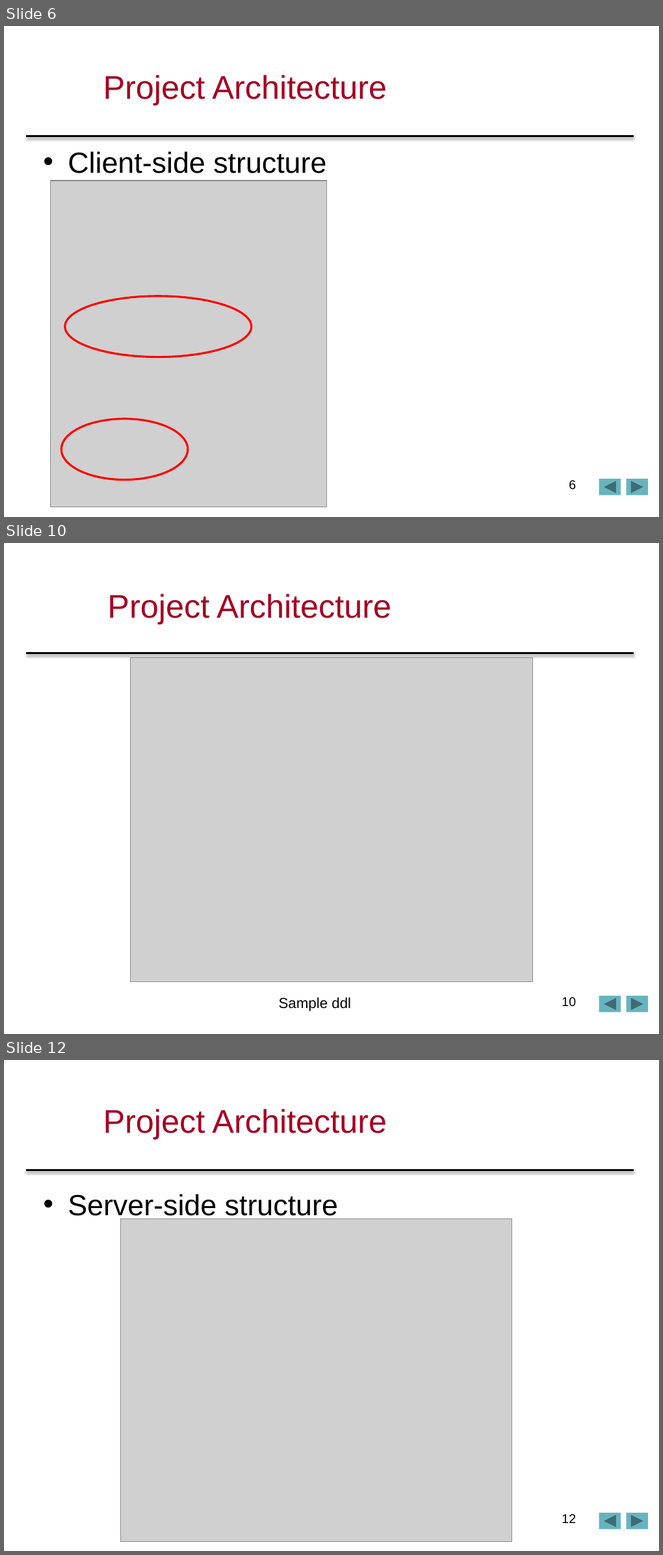
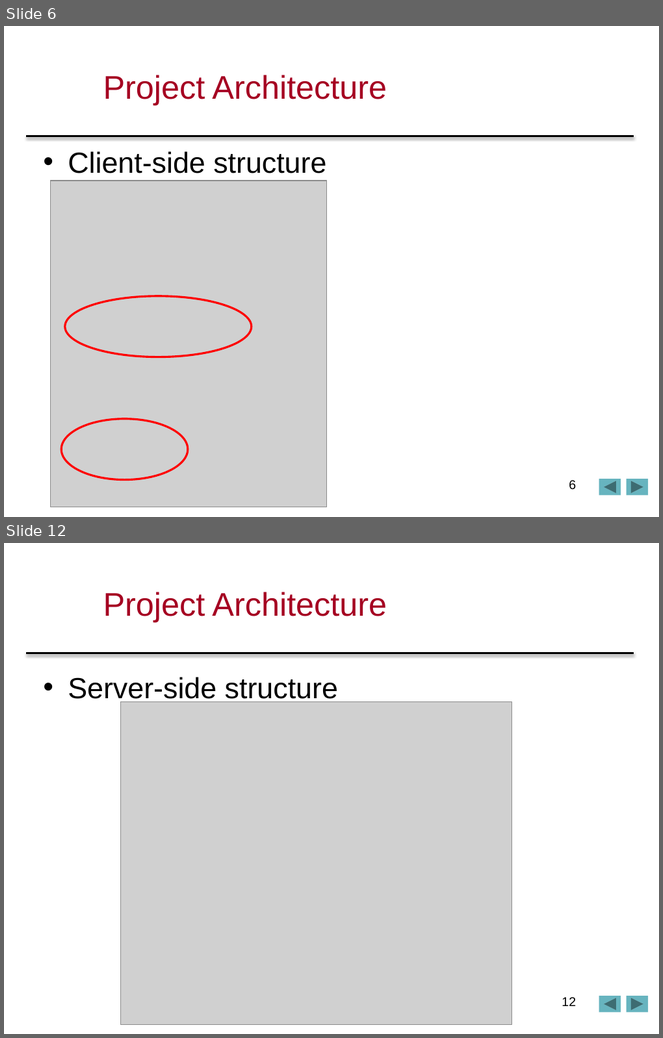
Before and after one commit to sonialin/comp433p2p3, a slide deck: comp433p2p3/COMP433FinalPPT.pptx. Shown one above the other, each under a label of ours: slides 6, 10 and 12 before the commit, slides 6 and 12 after it; the slides between them are not shown. The pictures are 663x1555 and 663x1038 pixels, drawn with LibreOffice and Linux fonts; fonts in the diff are those of the drawing; grey boxes stand for pictures; background and template pictures are left out. Boxes give left, top, right and bottom in pixels: in the first picture for what was removed or moved away, otherwise in the second. Text is boxed around its words. In the diff, an @@ line names an element or a change of style, - is before the commit and + after.

```diff
--- a/comp433p2p3/COMP433FinalPPT.pptx
+++ b/comp433p2p3/COMP433FinalPPT.pptx
@@ slide 10 removed at [4,543,659,1034], background #FFFFFF; not listed: 3 template elements that a slide beside it also shows @@
@@ title removed at [107,594,391,624] @@
-Project Architecture
@@ picture removed at [131,657,533,982] @@
@@ text removed at [279,997,351,1012] @@
-Sample ddl
@@ page number removed at [562,997,576,1007] @@
-10
```
Also in this commit, not shown: 5 slides changed, 1 slide added.
